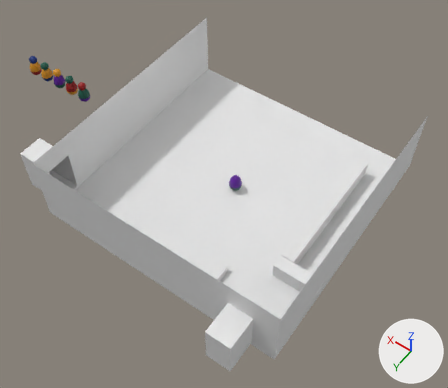
One commit to the Blender file art/funny_business.blend: the scene before it, then after it.
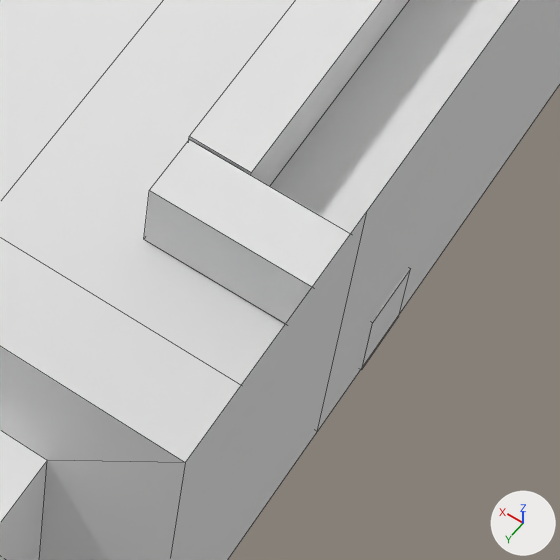
Old and new are each drawn whole from a camera (50 mm lens) standing at (-33.7, 50.2, 75.8) and looking at (3.5, -1.9, -6.1) and again close up on the part from 54% to 79% of the width and 59% to 87% of the height. The axes (+X, +Y, +Z) are drawn at lower right. The lights are the same throughout. The close-ups show mesh edges as thin lines.

The first close-up shows 'Bar', 'ComedyClubBuilding'.
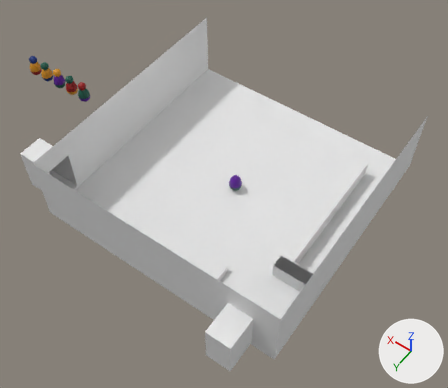
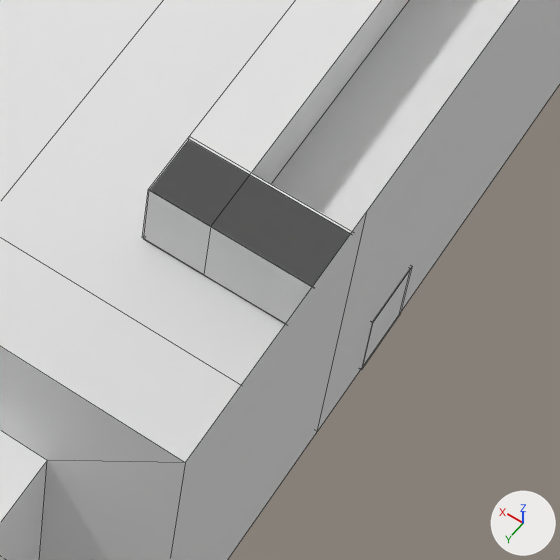
Scene script edits in JSON lines:
```json
{"block": "me_cube_002", "where": "# used by ob_bar; location = (-14.11, -3.28, 1.09)"}
{"op": "remove", "block": "me_cube_002", "code": "me_cube_002.from_pydata(...)  # 16 vertices, 12 faces; spans x -6.0..1.0, y -11.0..13.1, z -1.0..1.6"}
{"op": "add", "block": "me_cube_002", "code": "me_cube_002.from_pydata(...)  # 24 vertices, 20 faces; spans x -6.0..1.0, y -11.0..13.1, z -1.0..1.6"}
{"block": "me_cube_002", "change": "me_cube_002 part 1"}
{"block": "me_cube_002", "change": "1 face is deleted"}
{"block": "me_cube_002", "change": "8 vertices are added at x -6.0..1.0, y 11.0..13.1, z -1.0..1.6"}
{"block": "me_cube_002", "change": "9 new faces join them"}
```

What differs and where, as boxes [x1, y1, x2, y2] in the close-ups (560 x 560 px):
```json
{"object": "Bar", "change": "reshaped", "before": [144, 0, 411, 370], "after": [142, 0, 412, 370]}
{"part": 1, "of": "me_cube_002", "change": "built on", "before": [189, 137, 251, 175], "after": [142, 137, 412, 321]}
```
